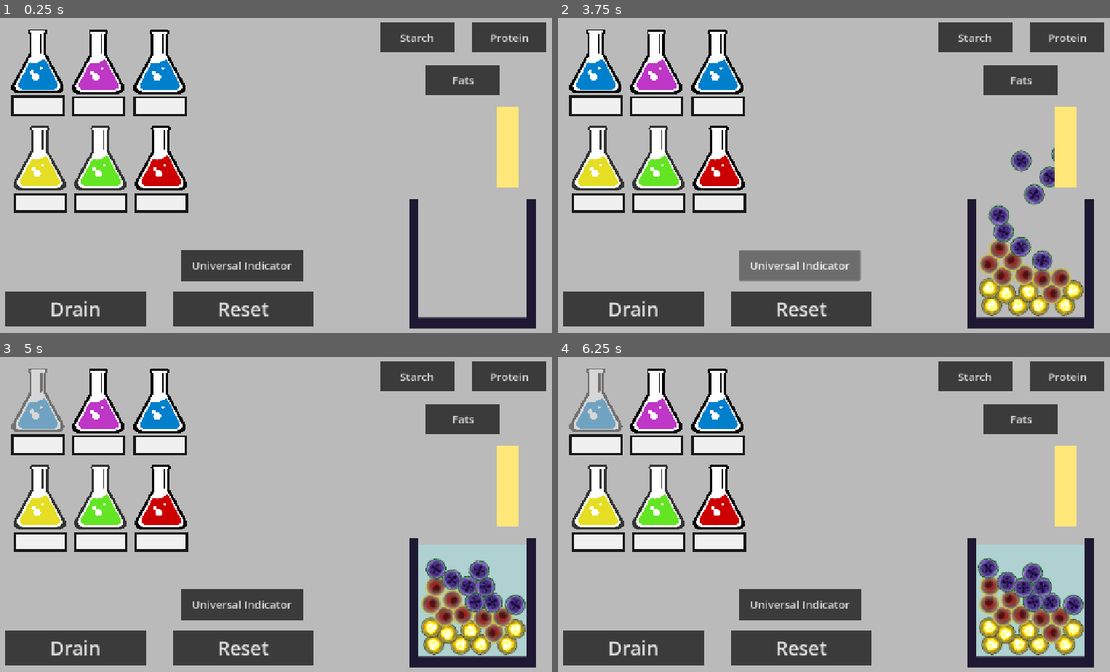
Above: before the commit, frames 1-4 (two rows, left to right).
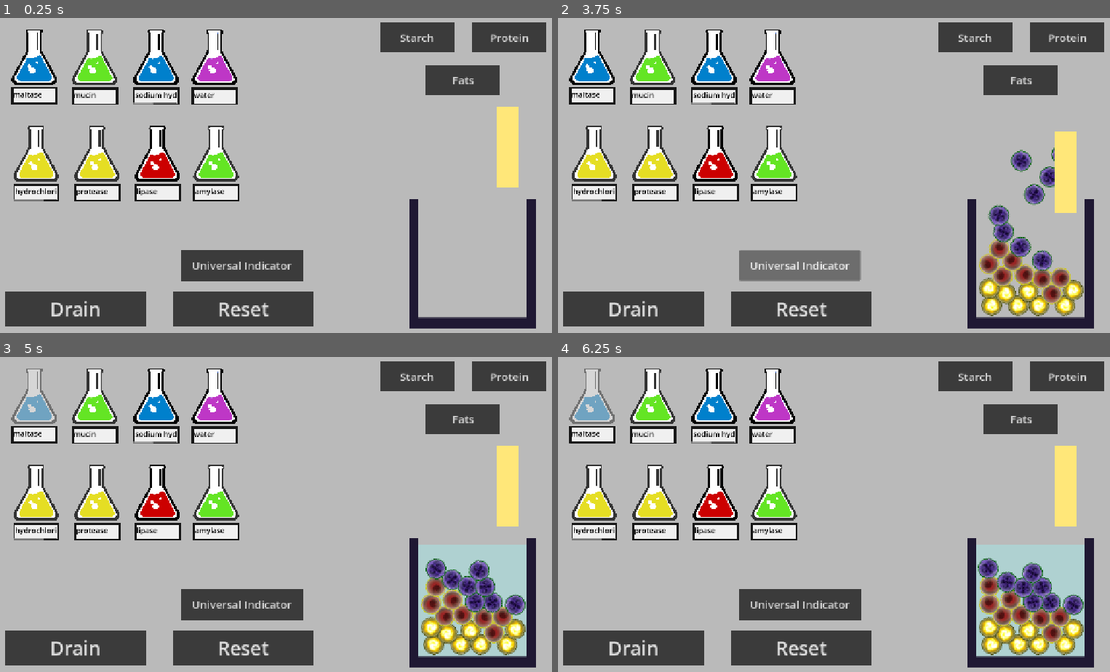
Above: after the commit, the same moments.

Repository: Fae-aof/Digestion-Junction
Game: Godot game, scene res://Solution Making/solution_maker.tscn
Two runs of this game, one before a commit and one after it. Both use one fixed random seed, a clock stepped at 60 frames per second and the inputs below.
Inputs (mouse positions are in pixels of both pictures, inside the frame that each line leads up to):
- Up to frame 1 (0.25 s): no input
- Up to frame 2 (3.75 s): click "Drain" at 0.5 s; click "Starch" at 1.25 s; click "Protein" at 2 s; click "Fats" at 2.75 s; click "Universal Indicator" at 3.5 s
- Up to frame 3 (5 s): click (38, 401) at 4.27 s
- Up to frame 4 (6.25 s): tap Enter at 5 s; move the mouse to (966, 495) at 5.02 s; hold Right 5.03-5.78 s; tap Alt at 5.1 s; click (966, 495) at 5.17 s; move the mouse to (723, 530) at 5.77 s; hold Down from 5.78 s (still down); tap Shift at 5.85 s

The runs differ from the first frame. In frame 1, 11% of the frame differs, in the area x 1-44%, y 3-62%; in frame 2, 12%, in the area x 1-94%, y 3-62%; in frame 3, 11%; in frame 4, 11%.
Error before the commit: Invalid type in function 'move_down' in base 'Area2D (universal_indicator.gd)'. Cannot convert argument 1 from Nil to int. (res://Solution)

Commit message:
Added full pH colour range, mucin and nutrient break down time
- Added the whole universal indicator gradient for pH 1-14, previously only pH 2 and 8 showed results
- Added maltase that breaks down maltose
- Nutrients take a few seconds to break down
- Mucin and water will reduce the time by 2 thirds
- Protease now breaks down protein into polypeptides and then amino acids

Diff:
--- /dev/null
+++ b/digestion-junction/Nutrients/Amino Acid.tscn
@@ -0,0 +1,52 @@
+[gd_scene format=3 uid="uid://dva1lexg4tlyo"]
+
+[ext_resource type="Texture2D" uid="uid://c3aqf3x6jet74" path="res://Milestone 1 Sprites/rotating_orbs.png" id="1_5ul1t"]
+
+[sub_resource type="AtlasTexture" id="AtlasTexture_5ul1t"]
+atlas = ExtResource("1_5ul1t")
+region = Rect2(0, 192, 32, 32)
+
+[sub_resource type="AtlasTexture" id="AtlasTexture_ahgc5"]
+atlas = ExtResource("1_5ul1t")
+region = Rect2(32, 192, 32, 32)
+
+[sub_resource type="AtlasTexture" id="AtlasTexture_fkigt"]
+atlas = ExtResource("1_5ul1t")
+region = Rect2(64, 192, 32, 32)
+
+[sub_resource type="AtlasTexture" id="AtlasTexture_5vguo"]
+atlas = ExtResource("1_5ul1t")
+region = Rect2(96, 192, 32, 32)
+
+[sub_resource type="SpriteFrames" id="SpriteFrames_1vivr"]
+animations = [{
+"frames": [{
+"duration": 1.0,
+"texture": SubResource("AtlasTexture_5ul1t")
+}, {
+"duration": 1.0,
+"texture": SubResource("AtlasTexture_ahgc5")
+}, {
+"duration": 1.0,
+"texture": SubResource("AtlasTexture_fkigt")
+}, {
+"duration": 1.0,
+"texture": SubResource("AtlasTexture_5vguo")
+}],
+"loop": 1,
+"name": &"Molecule",
+"speed": 5.0
+}]
+
+[sub_resource type="CircleShape2D" id="CircleShape2D_1vivr"]
+radius = 6.0827627
+
+[node name="Amino Acid" type="RigidBody2D" unique_id=521101774]
+
+[node name="AnimatedSprite2D" type="AnimatedSprite2D" parent="." unique_id=1397026834]
+scale = Vector2(0.605, 0.605)
+sprite_frames = SubResource("SpriteFrames_1vivr")
+animation = &"Molecule"
+
+[node name="CollisionShape2D" type="CollisionShape2D" parent="." unique_id=1651516721]
+shape = SubResource("CircleShape2D_1vivr")
--- /dev/null
+++ b/digestion-junction/Nutrients/Glucose.tscn
@@ -0,0 +1,52 @@
+[gd_scene format=3 uid="uid://crctpd1e2pt3t"]
+
+[ext_resource type="Texture2D" uid="uid://c3aqf3x6jet74" path="res://Milestone 1 Sprites/rotating_orbs.png" id="2_3qmir"]
+
+[sub_resource type="AtlasTexture" id="AtlasTexture_lv6q0"]
+atlas = ExtResource("2_3qmir")
+region = Rect2(0, 64, 32, 32)
+
+[sub_resource type="AtlasTexture" id="AtlasTexture_3qmir"]
+atlas = ExtResource("2_3qmir")
+region = Rect2(32, 64, 32, 32)
+
+[sub_resource type="AtlasTexture" id="AtlasTexture_i3irp"]
+atlas = ExtResource("2_3qmir")
+region = Rect2(64, 64, 32, 32)
+
+[sub_resource type="AtlasTexture" id="AtlasTexture_pglor"]
+atlas = ExtResource("2_3qmir")
+region = Rect2(96, 64, 32, 32)
+
+[sub_resource type="SpriteFrames" id="SpriteFrames_1vivr"]
+animations = [{
+"frames": [{
+"duration": 1.0,
+"texture": SubResource("AtlasTexture_lv6q0")
+}, {
+"duration": 1.0,
+"texture": SubResource("AtlasTexture_3qmir")
+}, {
+"duration": 1.0,
+"texture": SubResource("AtlasTexture_i3irp")
+}, {
+"duration": 1.0,
+"texture": SubResource("AtlasTexture_pglor")
+}],
+"loop": 1,
+"name": &"Molecule",
+"speed": 5.0
+}]
+
+[sub_resource type="CircleShape2D" id="CircleShape2D_1vivr"]
+radius = 6.0827627
+
+[node name="Glucose" type="RigidBody2D" unique_id=521101774]
+
+[node name="AnimatedSprite2D" type="AnimatedSprite2D" parent="." unique_id=1397026834]
+scale = Vector2(0.605, 0.605)
+sprite_frames = SubResource("SpriteFrames_1vivr")
+animation = &"Molecule"
+
+[node name="CollisionShape2D" type="CollisionShape2D" parent="." unique_id=1651516721]
+shape = SubResource("CircleShape2D_1vivr")
--- a/digestion-junction/Nutrients/Maltose.tscn
+++ b/digestion-junction/Nutrients/Maltose.tscn
@@ -2,6 +2,7 @@
 
 [ext_resource type="Script" uid="uid://dawbk2qxlgih2" path="res://Nutrients/Nutrient.gd" id="1_ndrgn"]
 [ext_resource type="Texture2D" uid="uid://c3aqf3x6jet74" path="res://Milestone 1 Sprites/rotating_orbs.png" id="2_qypjy"]
+[ext_resource type="PackedScene" uid="uid://crctpd1e2pt3t" path="res://Nutrients/Glucose.tscn" id="2_r4uyc"]
 
 [sub_resource type="AtlasTexture" id="AtlasTexture_ndrgn"]
 atlas = ExtResource("2_qypjy")
@@ -44,6 +45,9 @@
 
 [node name="Maltose" type="RigidBody2D" unique_id=521101774 groups=["maltose"]]
 script = ExtResource("1_ndrgn")
+component_scene = ExtResource("2_r4uyc")
+min_num = 2
+max_num = 2
 
 [node name="AnimatedSprite2D" type="AnimatedSprite2D" parent="." unique_id=1397026834]
 scale = Vector2(0.9, 0.9)
--- a/digestion-junction/Nutrients/Nutrient.gd
+++ b/digestion-junction/Nutrients/Nutrient.gd
@@ -6,14 +6,21 @@
 @export var min_num : int
 @export var max_num : int
 
+@export var min_time : float = 1.5
+@export var max_time : float = 4
 
+var soft = false
 # Called when the node enters the scene tree for the first time.
 func _ready() -> void:
 	scale = Vector2(0.9, 0.9)
 	animation.play("Molecule")
 
 func break_down():
+	var time = randf_range(min_time, max_time)
+	if soft:
+		time = time/3
 	var number = randi_range(min_num, max_num)
+	await get_tree().create_timer(time).timeout
 	for i in number:
 		var component = component_scene.instantiate()
 		get_parent().add_child.call_deferred(component)
--- a/digestion-junction/Nutrients/Polypeptide.tscn
+++ b/digestion-junction/Nutrients/Polypeptide.tscn
@@ -2,6 +2,7 @@
 
 [ext_resource type="Texture2D" uid="uid://c3aqf3x6jet74" path="res://Milestone 1 Sprites/rotating_orbs.png" id="1_cnj4d"]
 [ext_resource type="Script" uid="uid://dawbk2qxlgih2" path="res://Nutrients/Nutrient.gd" id="1_jl02w"]
+[ext_resource type="PackedScene" uid="uid://dva1lexg4tlyo" path="res://Nutrients/Amino Acid.tscn" id="2_k4a6w"]
 
 [sub_resource type="AtlasTexture" id="AtlasTexture_jl02w"]
 atlas = ExtResource("1_cnj4d")
@@ -44,6 +45,9 @@
 
 [node name="Polypeptide" type="RigidBody2D" unique_id=521101774 groups=["polypeptide"]]
 script = ExtResource("1_jl02w")
+component_scene = ExtResource("2_k4a6w")
+min_num = 3
+max_num = 5
 
 [node name="AnimatedSprite2D" type="AnimatedSprite2D" parent="." unique_id=1397026834]
 scale = Vector2(0.8, 0.8)
--- a/digestion-junction/Solution Making/Solution List Resource/flask_sprite_list.tres
+++ b/digestion-junction/Solution Making/Solution List Resource/flask_sprite_list.tres
@@ -9,7 +9,7 @@
 
 [resource]
 script = ExtResource("1_w0y0l")
-sprites = Array[Texture]([ExtResource("2_4nq2r"), ExtResource("3_y726c"), ExtResource("4_4u26s"), ExtResource("5_c4vpu"), ExtResource("6_ye1yq"), ExtResource("3_y726c")])
-colours = Array[String](["ff666653", "98ffff53", "ffff8253", "8aff8c53", "ff9dff53", "98ffff53"])
-numbers = Array[int]([0, 1, 2, 3, 4, 5])
+sprites = Array[Texture]([ExtResource("2_4nq2r"), ExtResource("3_y726c"), ExtResource("4_4u26s"), ExtResource("5_c4vpu"), ExtResource("6_ye1yq"), ExtResource("3_y726c"), ExtResource("4_4u26s"), ExtResource("5_c4vpu")])
+colours = Array[String](["ff666653", "98ffff53", "ffff8253", "8aff8c53", "ff9dff53", "98ffff53", "ffff8253", "8aff8c53"])
+numbers = Array[int]([0, 1, 2, 3, 4, 5, 6, 7])
 metadata/_custom_type_script = "uid://mkeyn1cfuan6"
--- a/digestion-junction/Solution Making/Solution List Resource/solution_list.tres
+++ b/digestion-junction/Solution Making/Solution List Resource/solution_list.tres
@@ -4,5 +4,5 @@
 
 [resource]
 script = ExtResource("1_ysmi4")
-names = Array[String](["amylase", "protease", "lipase", "water", "hydrochloric acid", "sodium hydrogen carbonate"])
+names = Array[String](["amylase", "protease", "lipase", "water", "hydrochloric acid", "sodium hydrogen carbonate", "mucin", "maltase"])
 metadata/_custom_type_script = "uid://cqg0uuq8dlirv"
--- a/digestion-junction/Solution Making/flask.tscn
+++ b/digestion-junction/Solution Making/flask.tscn
@@ -17,6 +17,7 @@
 [node name="Flask" type="Control" unique_id=1076343659]
 layout_mode = 3
 anchors_preset = 0
+scale = Vector2(0.8657316, 0.8657316)
 script = ExtResource("1_xwkdq")
 
 [node name="Button" type="Button" parent="." unique_id=1036176505]
--- /dev/null
+++ b/digestion-junction/Solution Making/pH Gradient.tres
@@ -0,0 +1,7 @@
+[gd_resource type="Gradient" format=3 uid="uid://dyd8mll2054le"]
+
+[resource]
+offsets = PackedFloat32Array(0, 0.071428575, 0.23076923, 0.3846154, 0.46153846, 0.53846157, 0.61538464, 0.6923077, 0.84615386, 1)
+colors = PackedColorArray(0.72, 0.15624002, 0.0936, 1, 0.85882354, 0.30588236, 0.13725491, 1, 0.92, 0.42872003, 0.101200014, 1, 0.94, 0.6601933, 0.0564, 1, 0.71, 0.69295996, 0.19879997, 1, 0.3764706, 0.5294118, 0.29803923, 1, 0.18899998, 0.35, 0.25876668, 1, 0.114, 0.19856669, 0.2, 1, 0.23122667, 0.17979999, 0.29, 1, 0.28155002, 0.17700002, 0.3, 1)
+metadata/_snap_enabled = true
+metadata/_snap_count = 13
--- a/digestion-junction/Solution Making/solution.gd
+++ b/digestion-junction/Solution Making/solution.gd
@@ -1,14 +1,17 @@
 extends Sprite2D
 
-var components = []
-var enzyme_dict = {"amylase": "starch", "protease": "protein", "lipase": "fats", "water": null, "hydrochloric acid": 2, "sodium hydrogen carbonate": 8}
+var component
+var enzyme_dict = {"amylase": "starch", "protease": "protein",
+					"lipase": "fats", "maltase" : "maltose", "mucin" : null,
+					"water": null, "hydrochloric acid": null,
+					"sodium hydrogen carbonate": null}
 var filled = false
 var moving = false
 
 # Called every frame. 'delta' is the elapsed time since the previous frame.
 func fill_up(solution: String, colour : String):
 	if !filled and !moving:
-		components.append(enzyme_dict[solution])
+		component = enzyme_dict[solution]
 		modulate = colour
 		moving = true
 		var tween_p = create_tween()
@@ -18,10 +21,6 @@
 		await get_tree().create_timer(0.5).timeout
 		filled = true
 		moving = false
-
-
-func add_solution(solution: String):
-	components.append(enzyme_dict[solution])
 
 func empty():
 	if filled and !moving:
@@ -36,10 +35,10 @@
 
 
 func _on_area_2d_body_entered(body: Node2D) -> void:
-	for i in components:
-		if i == null:
-			pass
-		elif typeof(i) == TYPE_INT:
-			pass
-		elif body.is_in_group(i):
+	if component == null:
+		pass
+	elif component == "protein":
+		if body.is_in_group("protein") or body.is_in_group("polypeptide"):
 			body.break_down()
+	elif body.is_in_group(component):
+		body.break_down()
--- a/digestion-junction/Solution Making/solution_maker.gd
+++ b/digestion-junction/Solution Making/solution_maker.gd
@@ -16,6 +16,7 @@
 @export var sprites_list: sprite_list
 
 var flasks
+var components =  []
 
 var pH = null
 var pH_solutions_dict = {"hydrochloric acid": 2, "sodium hydrogen carbonate": 8, "water" : 7}
@@ -33,6 +34,8 @@
 		var flask_sprite = i.get_node("Button")
 		flask_sprite.icon = sprites_list.sprites[random_count]
 		i.colour = sprites_list.colours[random_count]
+		var flask_label = i.get_node("Flask_Label")
+		flask_label.text = solutions_list.names[count]
 		count += 1
 
 
@@ -43,6 +46,8 @@
 	for i in flasks:
 		i.reset()
 	pH = null
+	components = []
+	spawner.mucus_added = false
 
 
 func _on_reset_pressed() -> void:
@@ -52,8 +57,16 @@
 
 func flask_pressed(solution_name : String, colour : String):
 	add_solution(solution_name, colour)
+	components.append(solution_name)
+	if components.has("water") and components.has("mucin"):
+		var all_molecules = spawner.get_children()
+		spawner.mucus_added = true
+		for i in all_molecules:
+			i.soft = true
 	if pH_solutions_dict.has(solution_name):
 		change_pH(pH_solutions_dict[solution_name])
+	elif pH == null:
+		pH = 7
 
 func add_solution(solution_name : String, colour : String):
 	var new_solution = solution.instantiate()
@@ -62,12 +75,13 @@
 	new_solution.fill_up(solution_name, colour)
 
 func change_pH(added_pH : int):
-	print(added_pH)
 	if pH != null:
 		pH = (pH + added_pH)/2
 	else:
 		pH = added_pH
-	print(pH)
 
 func _on_p_h_button_pressed() -> void:
-	universal_indicator.move_down(pH)
+	if pH != null:
+		universal_indicator.move_down(pH)
+	else:
+		universal_indicator.move()
--- a/digestion-junction/Solution Making/solution_maker.tscn
+++ b/digestion-junction/Solution Making/solution_maker.tscn
@@ -7,6 +7,7 @@
 [ext_resource type="PackedScene" uid="uid://dimxi3m5j4egk" path="res://Solution Making/flask.tscn" id="5_g6usb"]
 [ext_resource type="PackedScene" uid="uid://co71wxdgxlkv" path="res://Spawner/spawner.tscn" id="6_jpax7"]
 [ext_resource type="Script" uid="uid://ce82we7ramni1" path="res://Solution Making/universal_indicator.gd" id="7_8wuea"]
+[ext_resource type="Gradient" uid="uid://dyd8mll2054le" path="res://Solution Making/pH Gradient.tres" id="8_hxh3l"]
 
 [sub_resource type="StyleBoxFlat" id="StyleBoxFlat_1vivr"]
 bg_color = Color(0.7313315, 0.7313315, 0.7313314, 1)
@@ -134,17 +135,17 @@
 offset_bottom = 41.0
 metadata/_edit_use_anchors_ = true
 
-[node name="Flask4" parent="Flasks" unique_id=1665956862 instance=ExtResource("5_g6usb")]
+[node name="Flask4" parent="Flasks" unique_id=699481816 instance=ExtResource("5_g6usb")]
+offset_left = 446.0
+offset_top = 41.0
+offset_right = 446.0
+offset_bottom = 41.0
+metadata/_edit_use_anchors_ = true
+
+[node name="Flask5" parent="Flasks" unique_id=1665956862 instance=ExtResource("5_g6usb")]
 offset_left = 53.0
 offset_top = 253.0
 offset_right = 53.0
-offset_bottom = 253.0
-metadata/_edit_use_anchors_ = true
-
-[node name="Flask5" parent="Flasks" unique_id=1563263751 instance=ExtResource("5_g6usb")]
-offset_left = 320.0
-offset_top = 253.0
-offset_right = 320.0
 offset_bottom = 253.0
 metadata/_edit_use_anchors_ = true
 
@@ -155,9 +156,24 @@
 offset_bottom = 253.0
 metadata/_edit_use_anchors_ = true
 
+[node name="Flask7" parent="Flasks" unique_id=1563263751 instance=ExtResource("5_g6usb")]
+offset_left = 320.0
+offset_top = 253.0
+offset_right = 320.0
+offset_bottom = 253.0
+metadata/_edit_use_anchors_ = true
+
+[node name="Flask8" parent="Flasks" unique_id=470724167 instance=ExtResource("5_g6usb")]
+offset_left = 449.0
+offset_top = 253.0
+offset_right = 449.0
+offset_bottom = 253.0
+metadata/_edit_use_anchors_ = true
+
 [node name="Universal Indicator" type="Area2D" parent="." unique_id=2016146752]
 position = Vector2(1117, 211)
 script = ExtResource("7_8wuea")
+pH_gradient = ExtResource("8_hxh3l")
 
 [node name="ColorRect" type="ColorRect" parent="Universal Indicator" unique_id=1051076158]
 offset_right = 47.0
--- a/digestion-junction/Solution Making/universal_indicator.gd
+++ b/digestion-junction/Solution Making/universal_indicator.gd
@@ -1,13 +1,22 @@
 extends Area2D
 
-var pH_colour_dict = {2: "db4e23", 8: "60874c"}
+@export var pH_gradient : Gradient
+
 @onready var color_rect: ColorRect = $ColorRect
 
 func move_down(pH : int):
 	var original_position = global_position
 	var target_position = global_position + Vector2(0, 150)
-	var target_colour = Color.from_string(pH_colour_dict[pH], Color.WHITE)
+	var gradient_value : float = float(pH)/14
+	var target_colour = pH_gradient.sample(gradient_value)
 	var tween = create_tween()
 	tween.tween_property(self, "global_position", target_position, 0.5)
-	tween.tween_property(color_rect, "color", target_colour, 0.4)
+	tween.tween_property(color_rect, "color", target_colour, 0.2)
 	tween.tween_property(self, "global_position", original_position, 0.5)
+
+func move():
+	var original_position = global_position
+	var target_position = global_position + Vector2(0, 150)
+	var tween = create_tween()
+	tween.tween_property(self, "global_position", target_position, 0.5)
+	tween.tween_property(self, "global_position", original_position, 0.5)
--- a/digestion-junction/Spawner/spawner.gd
+++ b/digestion-junction/Spawner/spawner.gd
@@ -10,17 +10,23 @@
 var x
 var y
 
+var mucus_added = false
+
 @export var limit = 8
 
 # Called when the node enters the scene tree for the first time.
 func _ready() -> void:
 	x = bottom_right.position.x
 	y = bottom_right.position.y
+	bottom_right.queue_free()
+	top_left.queue_free()
 
 func spawn_nutrients(scene : PackedScene):
 	for i in limit:
 		var nutrient = scene.instantiate()
 		nutrient.global_position = Vector2(randf_range(-x, x), randf_range(-y, y))
+		if mucus_added:
+			nutrient.soft = true
 		add_child(nutrient)
 		await get_tree().create_timer(0.1).timeout
 
Not shown, added: digestion-junction/Solution Making/solution_maker.tscn1277812131.tmp
